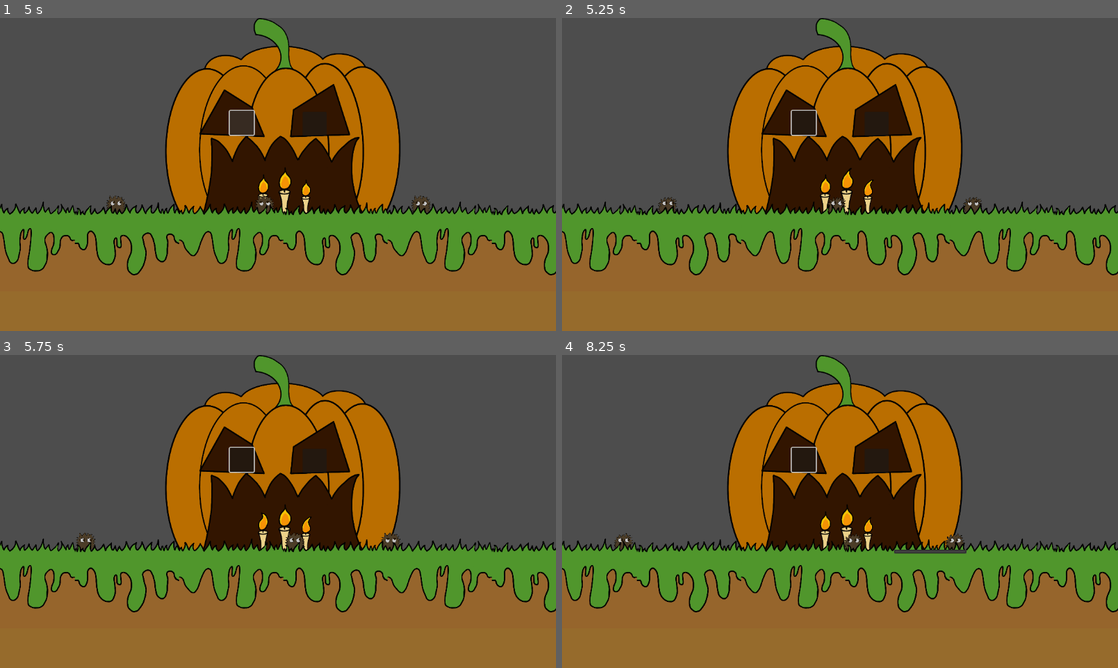
Above: before the commit, frames 1-4 (two rows, left to right).
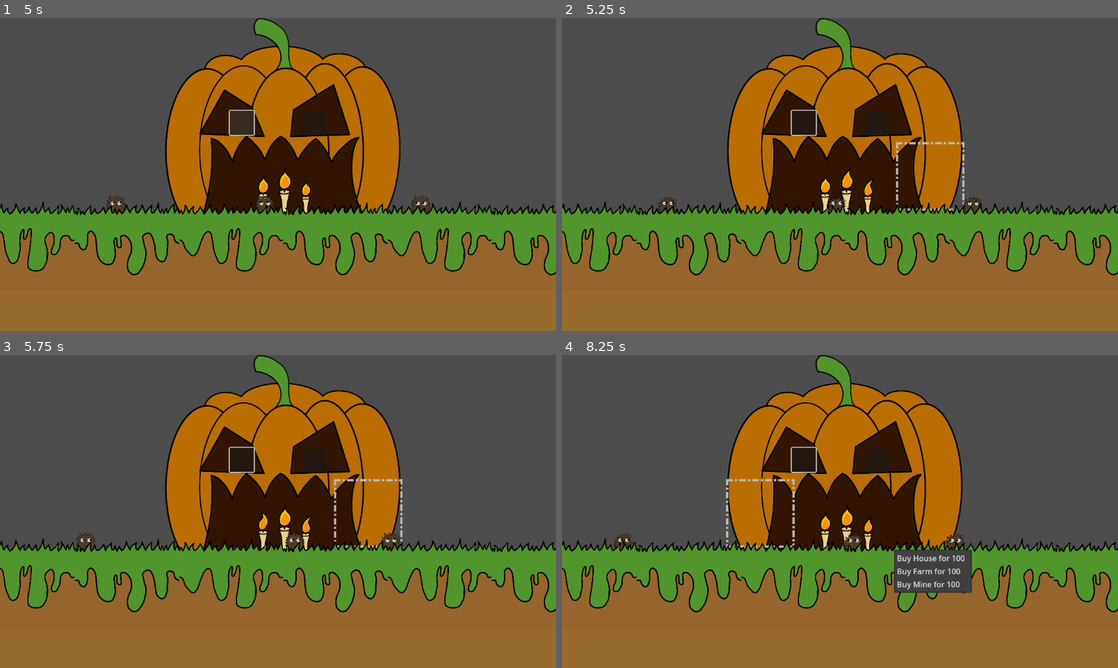
Above: after the commit, the same moments.

Repository: AncientEntity/LD56
Game: Godot game, scene res://Scenes/game_scene.tscn
Two runs of this game, one before a commit and one after it. Both use one fixed random seed, a clock stepped at 60 frames per second and the inputs below.
Inputs (mouse positions are in pixels of both pictures, inside the frame that each line leads up to):
- Up to frame 1 (5 s): click (316, 124) at 0.5 s; click (239, 121) at 1.25 s; click (316, 124) at 2 s; click (239, 121) at 2.75 s; click (316, 124) at 3.5 s; click (239, 121) at 4.25 s
- Up to frame 2 (5.25 s): move the mouse to (962, 158) at 5.02 s
- Up to frame 3 (5.75 s): no input
- Up to frame 4 (8.25 s): click (928, 514) at 5.77 s; click (928, 514) at 6.52 s; click (928, 514) at 7.27 s; move the mouse to (728, 527) at 8.02 s

Frame 1 is identical in both runs. In frame 2, 0.2% of the frame differs, in the area x 60-73%, y 39-62%; in frame 3, 0.2%; in frame 4, 2.1%, in the area x 29-74%, y 39-76%.
Error before the commit: Parse Error: Preload file "res://Scenes/house.tscn" does not exist. (res://Scripts/shop_menu.gd:18)

Commit message:
merged back in my changes

Diff:
--- a/Scripts/shop_menu.gd
+++ b/Scripts/shop_menu.gd
@@ -4,8 +4,6 @@
 @onready var game_manager: Control = $"../.."
 const DASHED_SHOP = preload("res://Assets/TempAssets/DashedShop.png")
 
-var asset_size = 0.35
-var asset_scale = Vector2(asset_size, asset_size)
 var pos_offset = Vector2 ( 18, -7 )
 
 var has_land = false
@@ -15,9 +13,9 @@
 
 #Id { key : text, key : price }
 var items = {
-	1: {"text": "Buy House", "price": 100, "asset": preload("res://Scenes/house.tscn")},
-	2: {"text": "Buy Farm", "price": 200, "asset": preload("res://Scenes/farm.tscn")},
-	3: {"text": "Buy Mine", "price": 300, "asset": preload("res://Scenes/mine.tscn")},
+	1: {"text": "Buy House", "price": 100, "asset": preload("res://Scenes/buildings/house.tscn")},
+	2: {"text": "Buy Farm", "price": 200, "asset": preload("res://Scenes/buildings/farm.tscn")},
+	3: {"text": "Buy Mine", "price": 300, "asset": preload("res://Scenes/buildings/mine.tscn")},
 }
 
 func _ready() -> void:
@@ -51,7 +49,6 @@
 			free_childen()
 			self.add_child(spawned_asset)
 			spawned_asset.position =  spawned_asset.position - pos_offset
-			spawned_asset.scale = asset_scale
 
 			self.modulate = Color("ffffff")
 			self.icon = null
